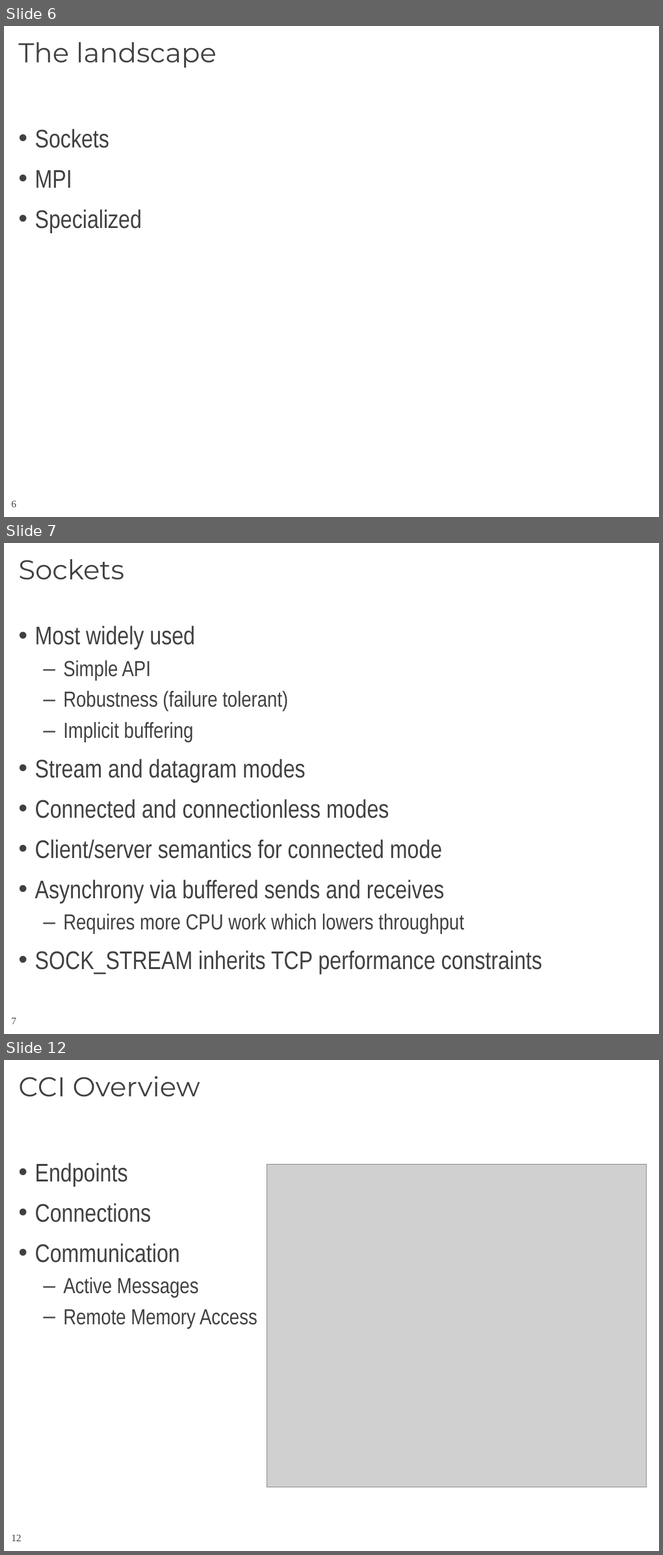
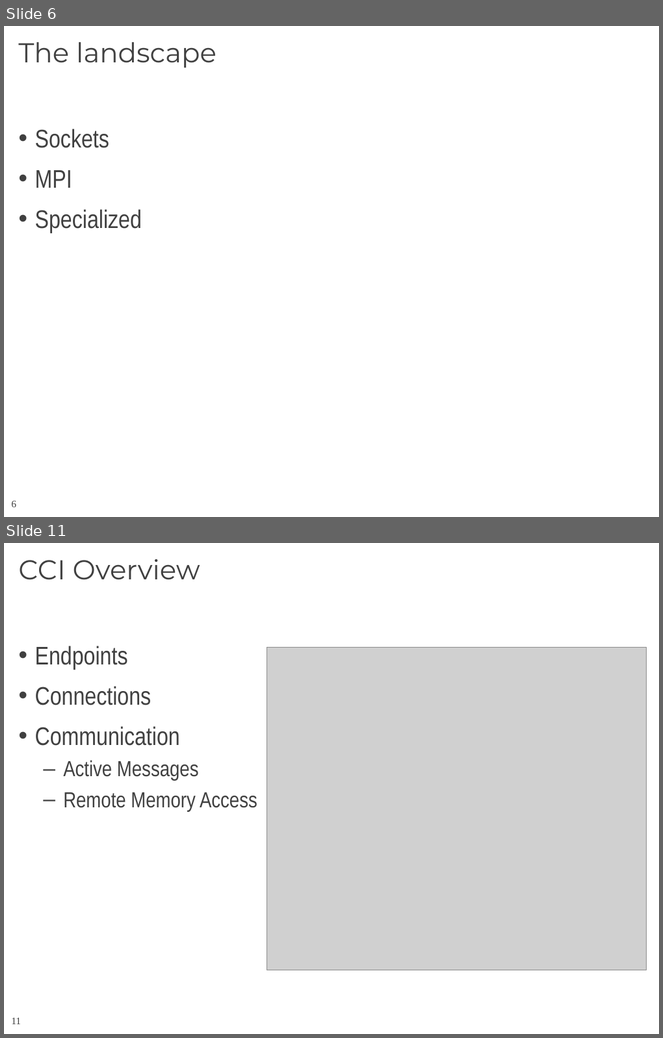
Before and after one commit to CCI/pub, a slide deck: slides/HotI-2011/2011-HotI-CCI-OLCF.pptx. Shown one above the other, each under a label of ours: slides 6, 7 and 12 before the commit, slides 6 and 11 after it; the slides between them are not shown. The pictures are 663x1555 and 663x1038 pixels, drawn with LibreOffice and Linux fonts; fonts in the diff are those of the drawing; grey boxes stand for pictures; background and template pictures are left out. Boxes give left, top, right and bottom in pixels: in the first picture for what was removed or moved away, otherwise in the second. Text is boxed around its words. In the diff, an @@ line names an element or a change of style, - is before the commit and + after.

```diff
--- a/slides/HotI-2011/2011-HotI-CCI-OLCF.pptx
+++ b/slides/HotI-2011/2011-HotI-CCI-OLCF.pptx
@@ slide 7 removed at (x1=4, y1=543, x2=659, y2=1034), background #FFFFFF; not listed: 1 template element that a slide beside it also shows @@
@@ title removed at (x1=18, y1=559, x2=124, y2=580) @@
-Sockets
@@ text removed at (x1=35, y1=626, x2=542, y2=974) @@
-• Most widely used
-  – Simple API
-  – Robustness (failure tolerant)
-  – Implicit buffering
-• Stream and datagram modes
-• Connected and connectionless modes
-• Client/server semantics for connected mode
-• Asynchrony via buffered sends and receives
-  – Requires more CPU work which lowers throughput
-• SOCK_STREAM inherits TCP performance constraints
@@ what was slide 12 is now slide 11 @@
@@ page number at (x1=11, y1=1018, x2=21, y2=1025): text changed @@
-12
+11
```
Also in this commit, not shown: 6 slides changed, 3 slides added, 3 other slides removed.
